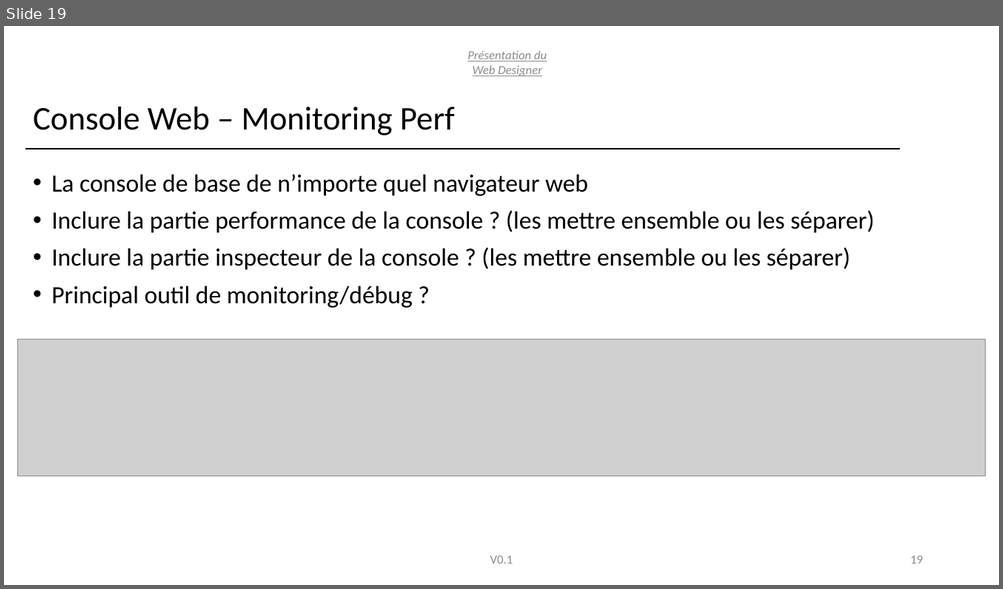
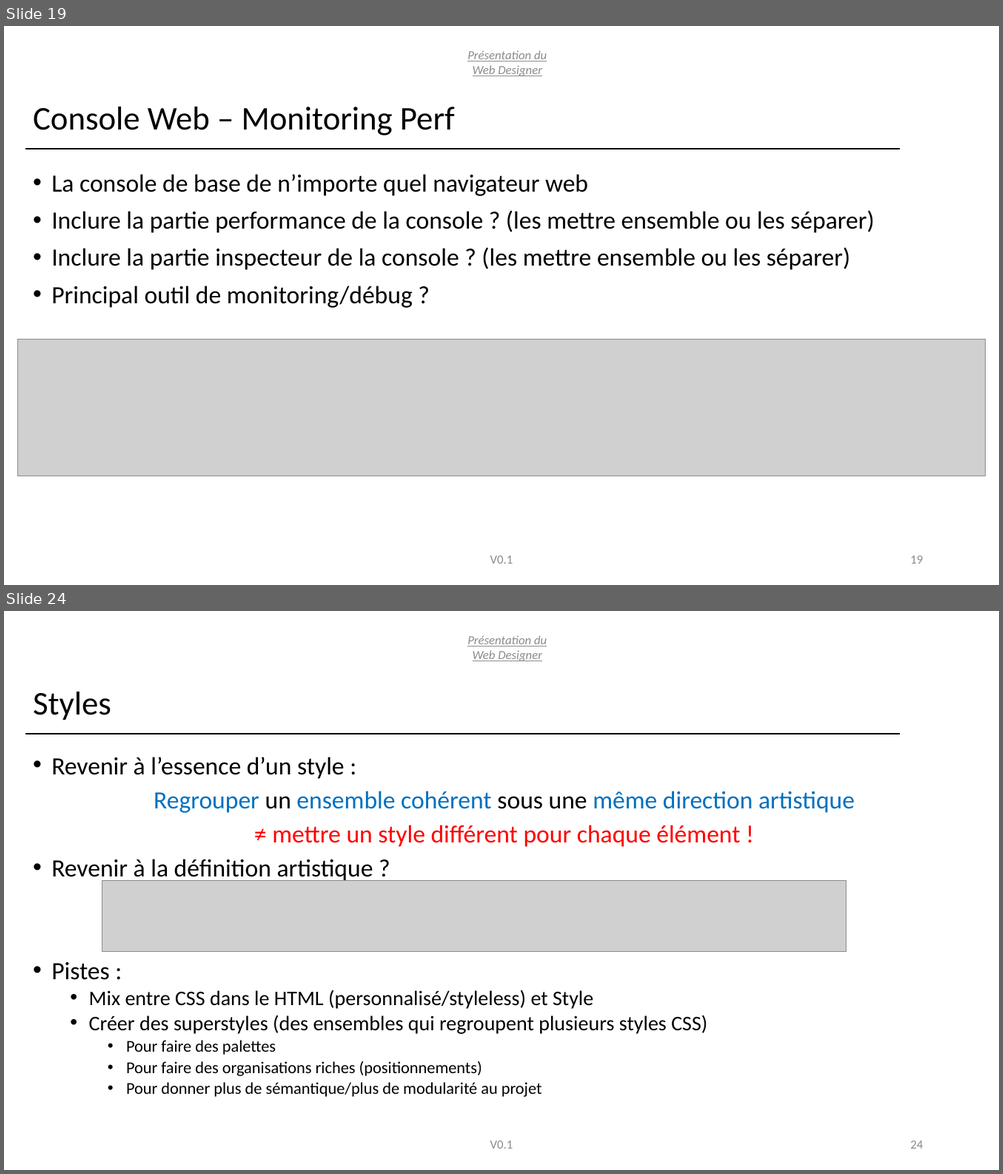
Before and after one commit to T4ouf/Web-Designer, a slide deck: doc/pitch/Presentation-Conception.pptx. Shown one above the other, each under a label of ours: slide 19 before the commit, slides 19 and 24 after it; the slides between them are not shown. The pictures are 1003x589 and 1003x1174 pixels, drawn with LibreOffice and Linux fonts; fonts in the diff are those of the drawing; grey boxes stand for pictures. Boxes give left, top, right and bottom in pixels: in the first picture for what was removed or moved away, otherwise in the second. Text is boxed around its words. In the diff, an @@ line names an element or a change of style, - is before the commit and + after.

```diff
--- a/doc/pitch/Presentation-Conception.pptx
+++ b/doc/pitch/Presentation-Conception.pptx
@@ slide 24 added at bbox=[4, 611, 999, 1170], background #FFFFFF @@
@@ text added at bbox=[467, 635, 546, 661], 12 pt, text #8C8C8C, italic, underline @@
+Présentation du Web Designer
@@ title added at bbox=[33, 692, 111, 721], 32 pt, text #000000 @@
+Styles
@@ line added from (25, 734) to (899, 734), #000000 1.5 pt @@
@@ text added at bbox=[51, 757, 854, 1097], 24 pt, text #000000 @@
+• Revenir à l’essence d’un style :
+Regrouper un ensemble cohérent sous une même direction artistique
+≠ mettre un style différent pour chaque élément !
+• Revenir à la définition artistique ?
+• Pistes :
+  • Mix entre CSS dans le HTML (personnalisé/styleless) et Style
+  • Créer des superstyles (des ensembles qui regroupent plusieurs styles CSS)
+    • Pour faire des palettes
+    • Pour faire des organisations riches (positionnements)
+    • Pour donner plus de sémantique/plus de modularité au projet
@@ picture added at bbox=[102, 880, 845, 952] @@
@@ text added at bbox=[490, 1141, 513, 1149], 12 pt, text #8C8C8C @@
+V0.1
@@ page number added at bbox=[910, 1141, 922, 1149], 12 pt, text #8C8C8C @@
+24
```
Also in this commit, not shown: 7 other slides added, 2 other files.
